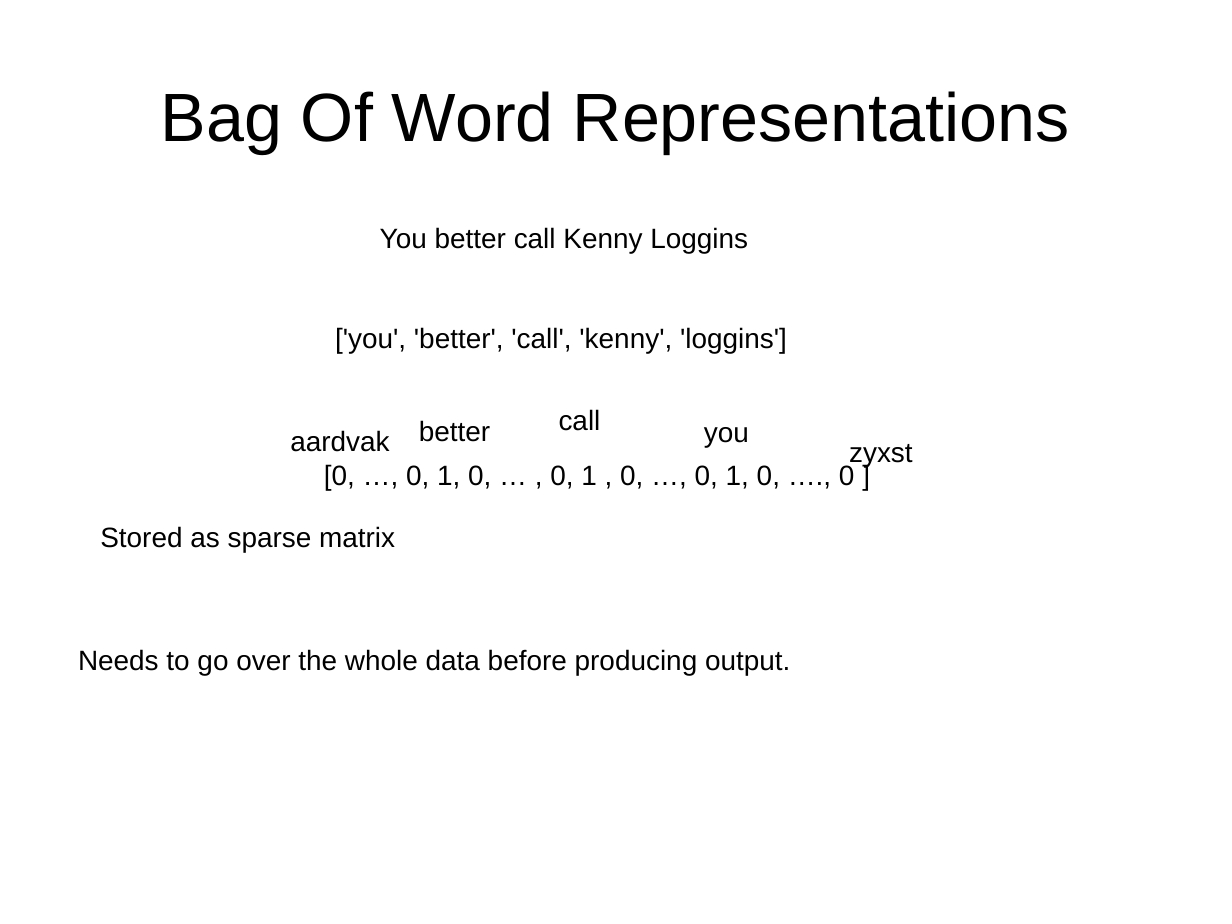
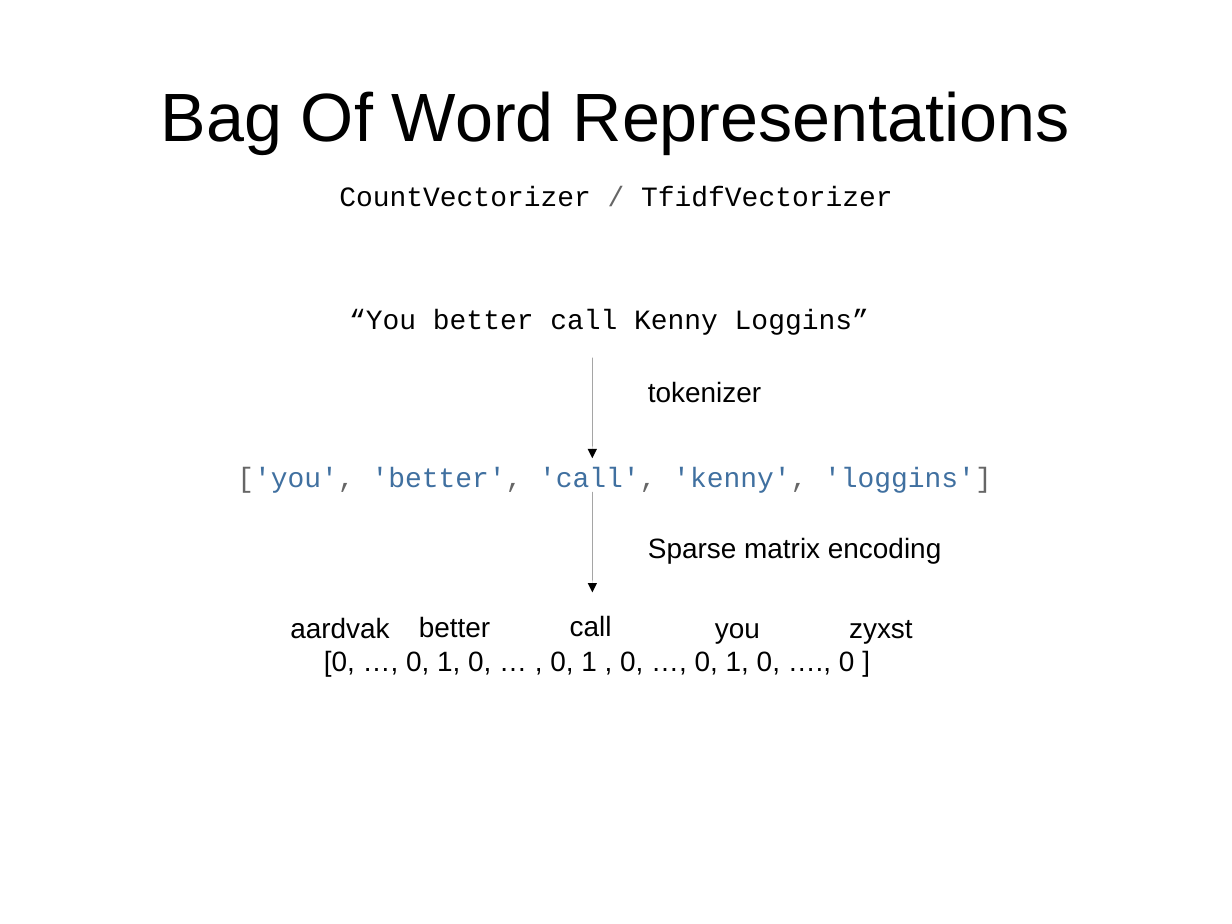
Before and after one commit to amueller/pydata-nyc-advanced-sklearn, a slide deck: slide 53 of presentation.odp (slide 50 before the commit). Drawn at 1232x924 pixels with LibreOffice and Linux fonts; fonts in the diff are those of the drawing. Boxes give left, top, right and bottom in pixels: in the first picture for what was removed or moved away, otherwise in the second. Text is boxed around its words. In the diff, an @@ line names an element or a change of style, - is before the commit and + after.

```diff
--- a/presentation.odp
+++ b/presentation.odp
@@ text added at bbox=[339, 187, 892, 207], 18 pt, text #000000 @@
+CountVectorizer / TfidfVectorizer
@@ text at bbox=[349, 309, 869, 335]: text changed; font Arial to Courier New @@
-['you', 'better', 'call', 'kenny', 'loggins']
+“You better call Kenny Loggins”
@@ arrow added from (593, 358) to (593, 458), #000000 0 pt @@
@@ text added at bbox=[648, 381, 761, 403], 18 pt, text #000000 @@
+tokenizer
@@ text at bbox=[237, 468, 992, 496]: text changed; font Arial to Courier New; text colour #000000 to #4070A0 @@
-You better call Kenny Loggins
+['you', 'better', 'call', 'kenny', 'loggins']
@@ arrow added from (593, 492) to (593, 593), #000000 0 pt @@
@@ text removed at bbox=[100, 526, 395, 552] @@
-Stored as sparse matrix
@@ text added at bbox=[648, 537, 941, 563], 18 pt, text #000000 @@
+Sparse matrix encoding
@@ text "aardvak": place and size @@
-text "aardvak" at bbox=[290, 430, 389, 452]
+text "aardvak" at bbox=[290, 617, 389, 639]
@@ text "better": place and size @@
-text "better" at bbox=[419, 420, 490, 442]
+text "better" at bbox=[419, 616, 490, 638]
@@ text "call": place and size @@
-text "call" at bbox=[559, 409, 601, 431]
+text "call" at bbox=[570, 615, 612, 637]
@@ text "you": place and size @@
-text "you" at bbox=[704, 427, 749, 448]
+text "you" at bbox=[715, 623, 760, 643]
@@ text "zyxst": place and size @@
-text "zyxst" at bbox=[849, 444, 913, 468]
+text "zyxst" at bbox=[849, 620, 913, 643]
@@ text removed at bbox=[78, 649, 790, 675] @@
-Needs to go over the whole data before producing output.
@@ text "[0, …, 0, 1, 0, ...": place and size @@
-text "[0, …, 0, 1, 0, ..." at bbox=[324, 464, 855, 490]
+text "[0, …, 0, 1, 0, ..." at bbox=[324, 650, 855, 676]
```
Also in this commit, not shown: 42 other slides changed, 26 slides added, 9 slides removed.
